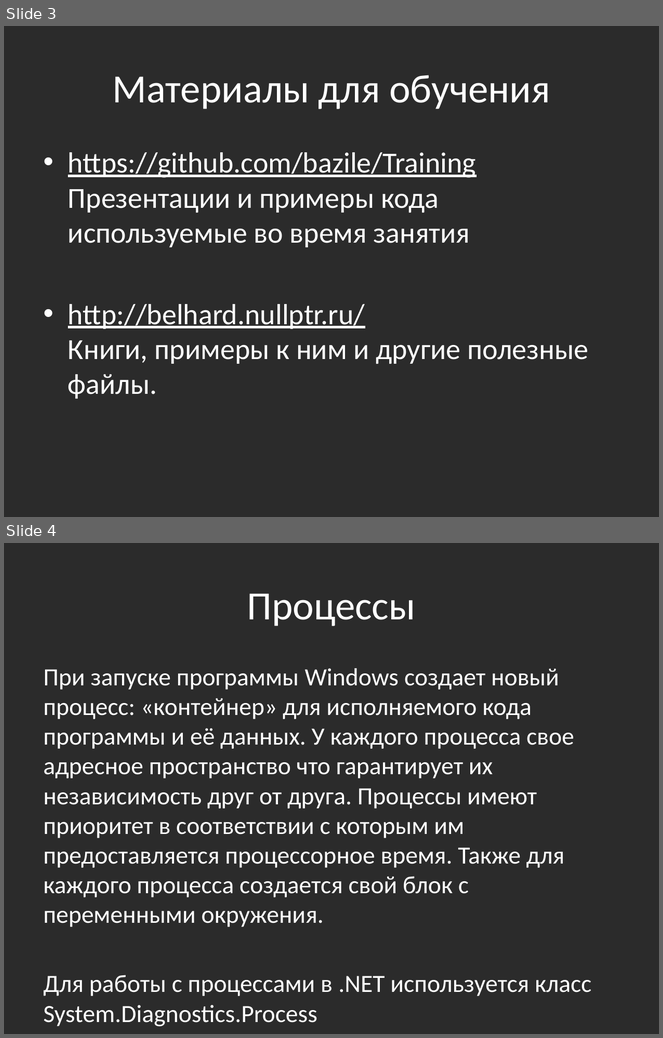
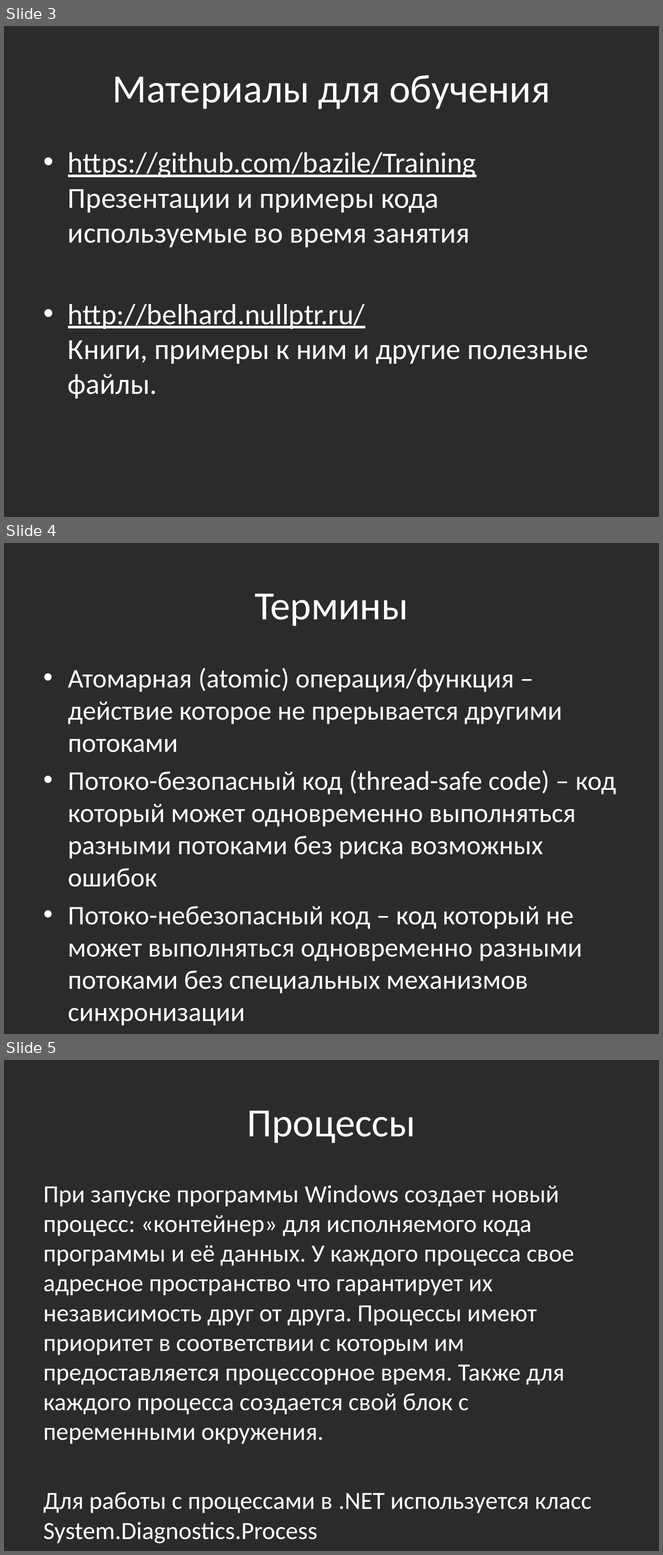
Before and after one commit to bazile/Training, a slide deck: Presentation/lesson-08-multithreading.pptx. Shown one above the other, each under a label of ours: slides 3 and 4 before the commit, slides 3, 4 and 5 after it. The pictures are 663x1038 and 663x1555 pixels, drawn with LibreOffice and Linux fonts; fonts in the diff are those of the drawing; background and template pictures are left out; a plain dark background stands for a picture behind light text. Boxes give left, top, right and bottom in pixels: in the first picture for what was removed or moved away, otherwise in the second. Text is boxed around its words. In the diff, an @@ line names an element or a change of style, - is before the commit and + after.

```diff
--- a/Presentation/lesson-08-multithreading.pptx
+++ b/Presentation/lesson-08-multithreading.pptx
@@ slide 4 added at (4,543,659,1034), background picture (left out) @@
@@ title added at (255,593,408,626), 44 pt, text #FFFFFF @@
+Термины
@@ text added at (68,668,616,994), 29.6 pt, text #FFFFFF @@
+• Атомарная (atomic) операция/функция – действие которое не прерывается другими потоками
+• Потоко-безопасный код (thread-safe code) – код который может одновременно выполняться разными потоками без риска возможных ошибок
+• Потоко-небезопасный код – код который не может выполняться одновременно разными потоками без специальных механизмов синхронизации
@@ what was slide 4 is now slide 5 @@
```
Also in this commit, not shown: 1 slide changed, 1 other file.
